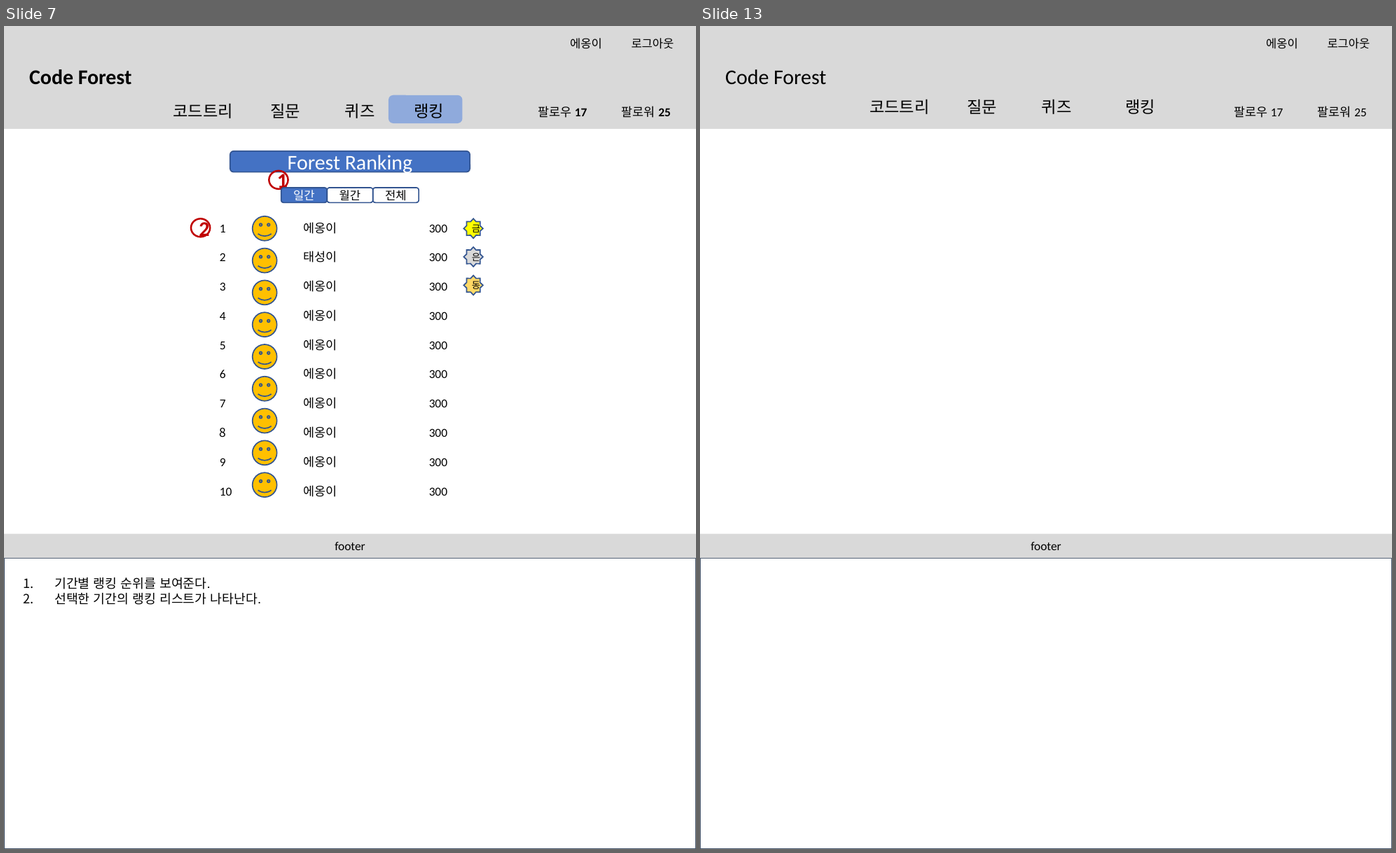
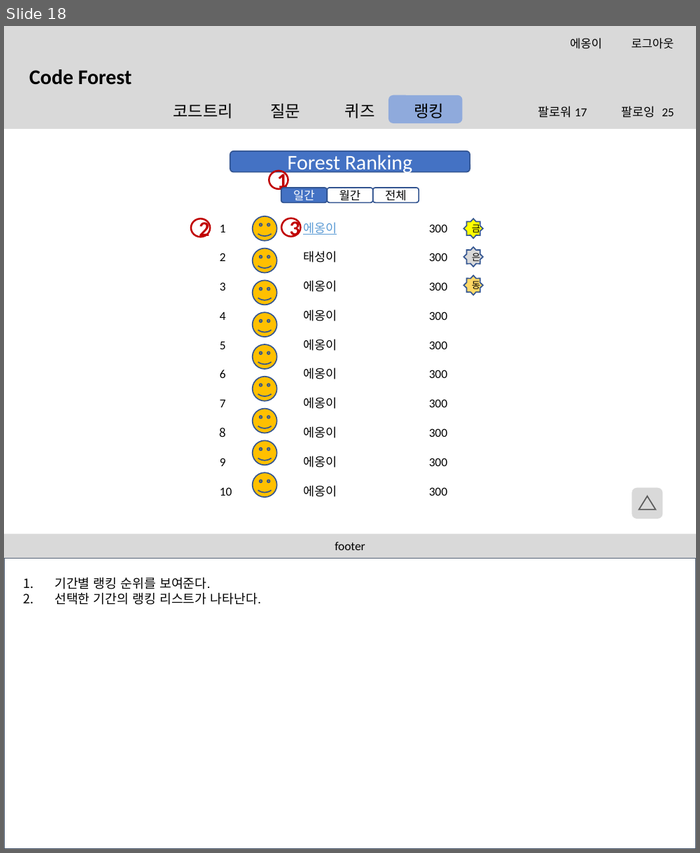
Before and after one commit to btcdd/document, a slide deck: 스토리보드.pptx. Shown side by side, each under a label of ours: slides 7 and 13 before the commit, slide 18 after it; the slides between them are not shown. The pictures are 1396x853 and 700x853 pixels, drawn with LibreOffice and Linux fonts; fonts in the diff are those of the drawing; background and template pictures are left out. Boxes give left, top, right and bottom in pixels: in the first picture for what was removed or moved away, otherwise in the second. Text is boxed around its words. In the diff, an @@ line names an element or a change of style, - is before the commit and + after.

```diff
--- a/스토리보드.pptx
+++ b/스토리보드.pptx
@@ slide 13 removed at <box>700,26,1392,849</box>, background #FFFFFF @@
@@ rectangle removed at <box>700,26,1392,129</box> @@
@@ text removed at <box>1266,38,1370,49</box> @@
-에옹이 로그아웃
@@ text removed at <box>725,69,826,85</box> @@
-Code Forest
@@ text removed at <box>869,99,1155,114</box> @@
-코드트리 질문 퀴즈 랭킹
@@ text removed at <box>1233,106,1366,118</box> @@
-팔로우 17 팔로워 25
@@ rectangle removed at <box>700,533,1392,558</box> @@
@@ text removed at <box>1030,542,1060,550</box> @@
-footer
@@ rectangle removed at <box>700,558,1392,849</box> @@
@@ what was slide 7 is now slide 18 @@
@@ slide 18 changed as well @@
@@ text at <box>537,106,674,118</box>: text changed @@
-팔로우 17 팔로워 25
+팔로워 17 팔로잉 25
@@ text at <box>220,222,447,235</box>: text colour #000000 to #5B9BD5, underline on in "에옹이" @@
@@ ellipse added at <box>282,218,301,237</box>, outline #C00000 1.5 pt, 18 pt, text #C00000, bold @@
+3
@@ rounded rectangle added at <box>631,487,662,519</box>, fill #D9D9D9 @@
@@ triangle added at <box>639,496,656,510</box>, outline #595959 1 pt @@
```
Also in this commit, not shown: 10 other slides changed, 21 slides added, 1 other slide removed.
